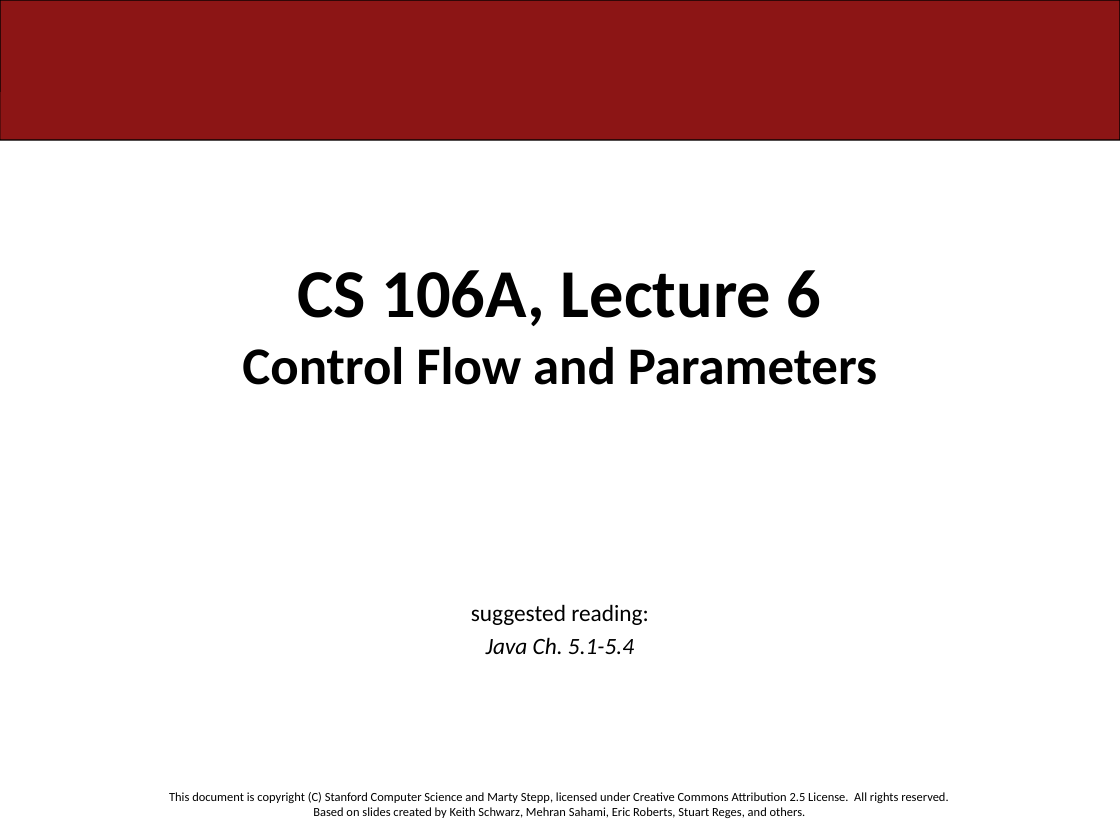
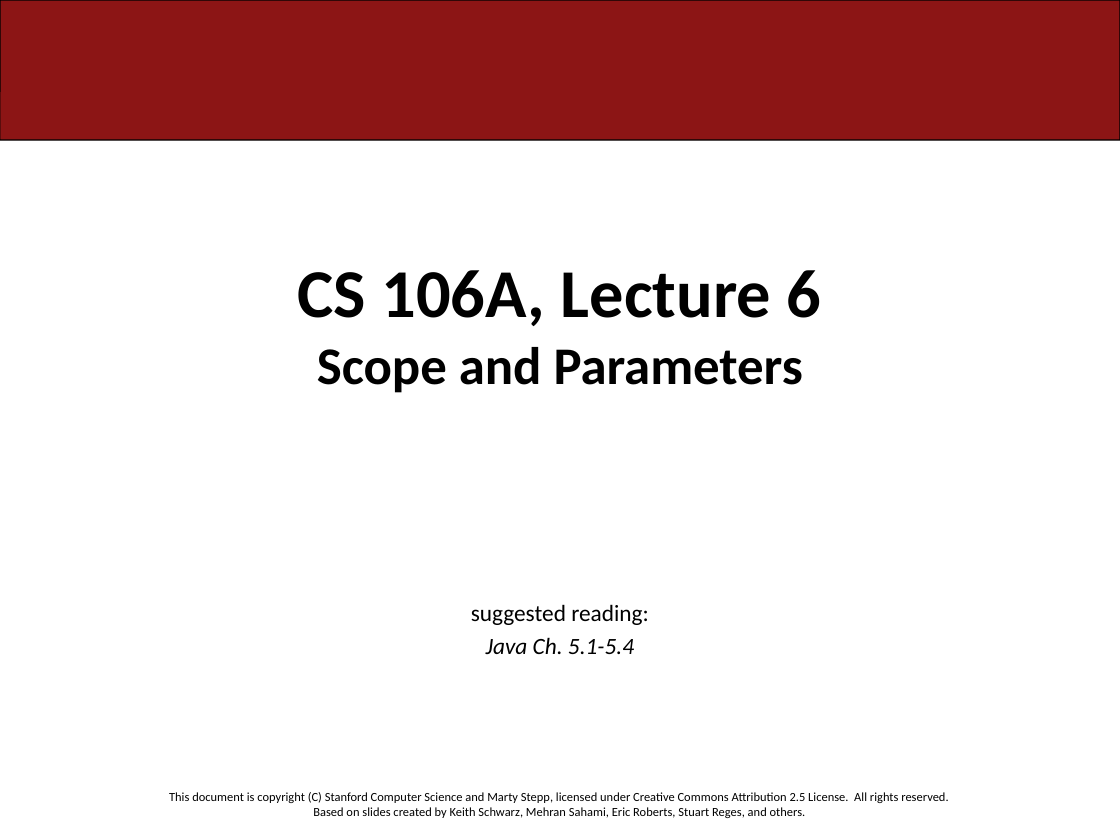
Before and after one commit to ckincaid17/cs106a-summer-2018, a slide deck: slide 1 of WWW/lectures/Lecture6/Lecture6.pptx. Drawn at 1120x840 pixels with LibreOffice and Linux fonts; fonts in the diff are those of the drawing. Boxes give left, top, right and bottom in pixels: in the first picture for what was removed or moved away, otherwise in the second. Text is boxed around its words. In the diff, an @@ line names an element or a change of style, - is before the commit and + after.

```diff
--- a/WWW/lectures/Lecture6/Lecture6.pptx
+++ b/WWW/lectures/Lecture6/Lecture6.pptx
@@ title at (298, 270, 822, 393): text changed @@
-CS 106A, Lecture 6
-Control Flow and Parameters
+CS 106A, Lecture 6
+Scope and Parameters
```
Also in this commit, not shown: 41 other slides changed, 7 slides added, 20 slides removed, 1 other file.
